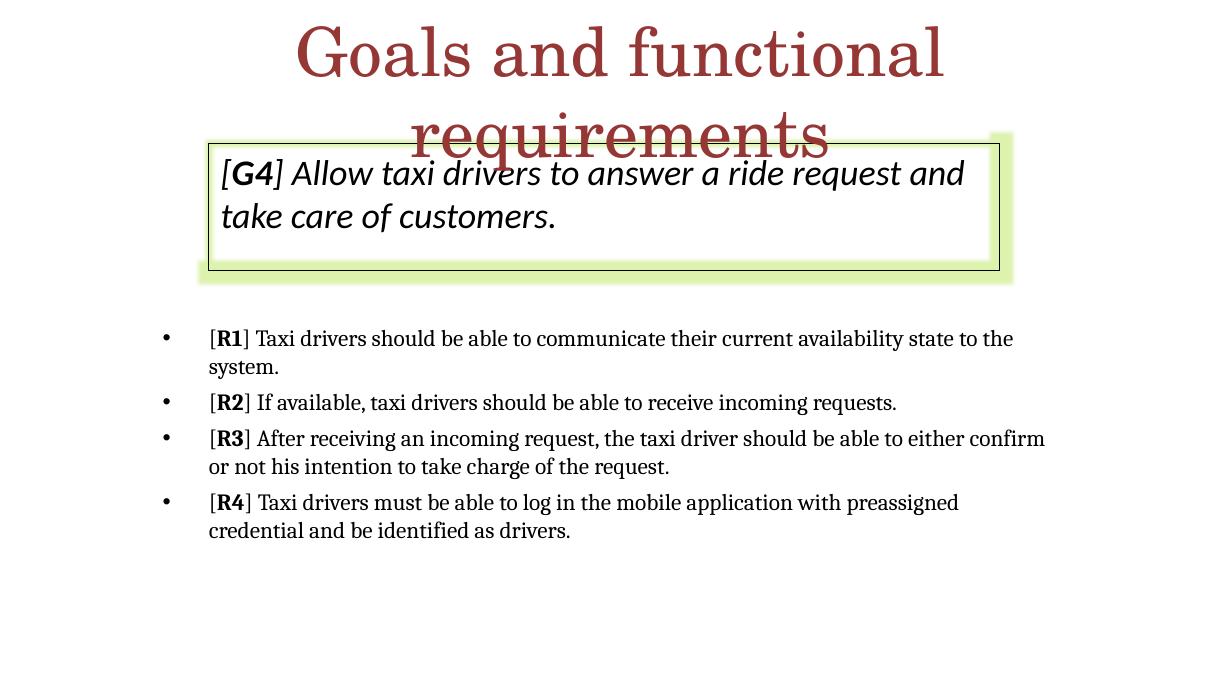
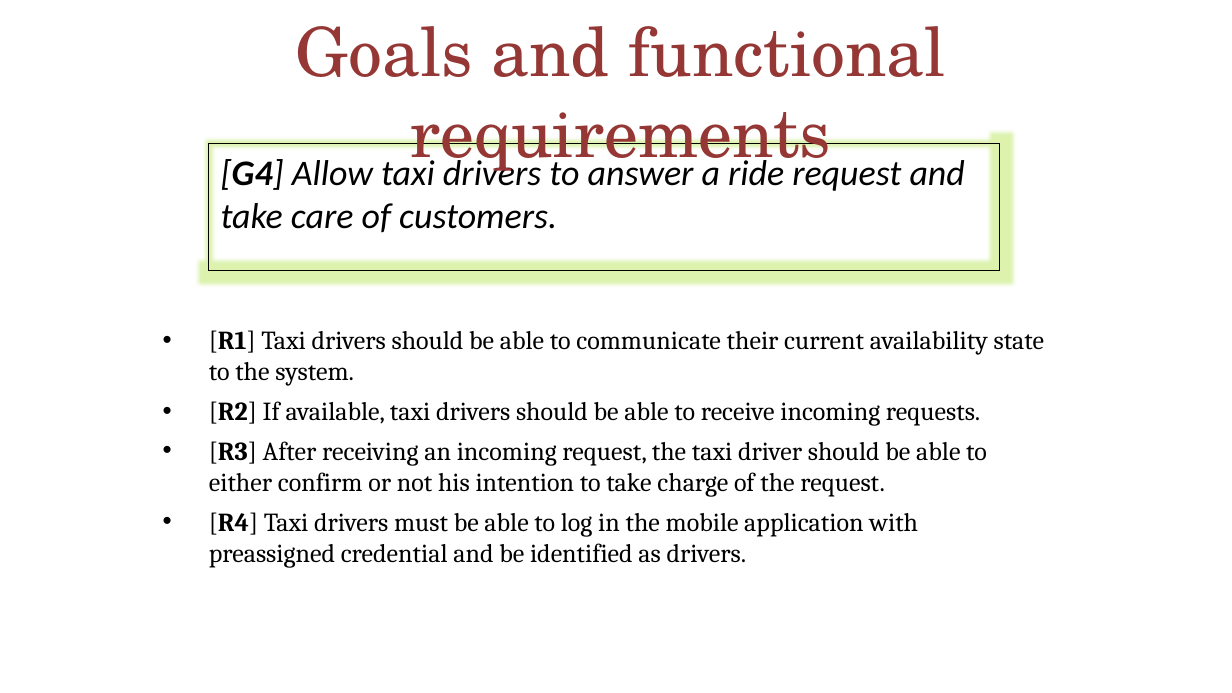
Before and after one commit to MarcoRomani/myTaxyService-SE2-PozziRomani, a slide deck: slide 12 of OtherStuff/FINAL PRESENTATION/MyTaxiService.pptx (slide 9 before the commit). Drawn at 1232x693 pixels with LibreOffice and Linux fonts; fonts in the diff are those of the drawing. Boxes give left, top, right and bottom in pixels: in the first picture for what was removed or moved away, otherwise in the second. Text is boxed around its words. In the diff, an @@ line names an element or a change of style, - is before the commit and + after.

```diff
--- a/OtherStuff/FINAL PRESENTATION/MyTaxiService.pptx
+++ b/OtherStuff/FINAL PRESENTATION/MyTaxiService.pptx
@@ text "[R1] Taxi drivers should be ..." at (x1=209, y1=330, x2=1045, y2=568): size 13.6 to 15.2 pt @@
```
Also in this commit, not shown: 5 other slides changed, 6 slides added, 2 other files.
